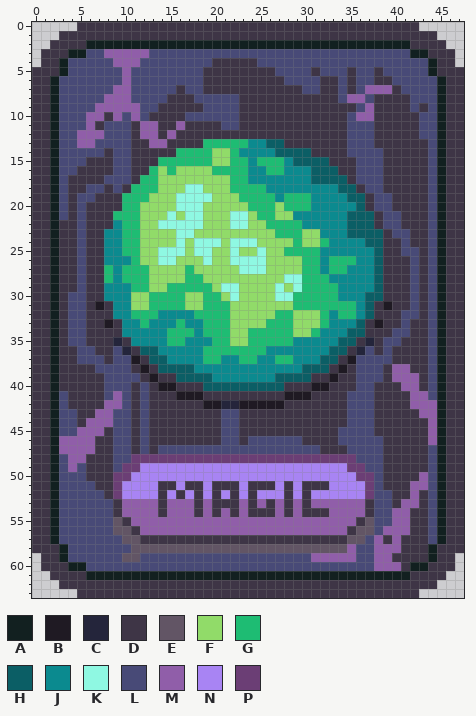
Edited in one commit: pixel-art sprite (res/img/magic/slimeball.png). Above, as it was before the edit.
Rulers count pixels.
Palette (. is transparent): A #122020  B #1f1a23  C #24253b  D #3e3546  E #625565  F #91db69  G #1ebc73  H #0b5e65  J #0b8a8f  K #8ff8e2  L #484a77  M #905ea9  N #a884f3  P #6b3e75
After the commit:
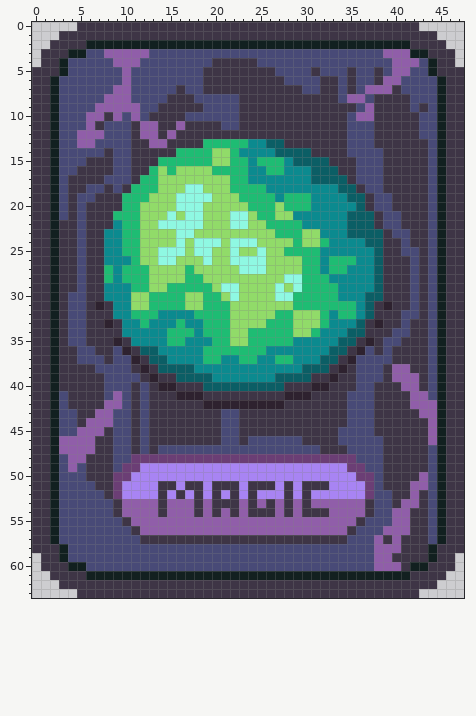
From old to new:
file 720x960 -> 48x64 pixels (blocks of 15x15 -> 1x1; one block is one cell here)
Colour B changes from #1f1a23 to #2e222f.
Colour C becomes colour B in row 35 at x 9 and 37; in row 36 at x 10 and 36; in row 42 at x 21 to 22.
Colour E becomes colour L in row 55 at x 9 and 37; in row 56 at x 9 to 10 and 36 to 37; in row 57 at x 10 to 11 and 35 to 36; in row 58 at x 11 to 34; in row 59 at x 10 to 11.
Colour M becomes colour L in row 58 at x 35; in row 59 at x 31 to 35.
Colour D becomes colour M in row 6 at x 39.
Colour L becomes colour M in row 3 at x 39 to 41; in row 4 at x 40 to 42; in row 5 at x 40 to 41; in row 6 at x 40.
